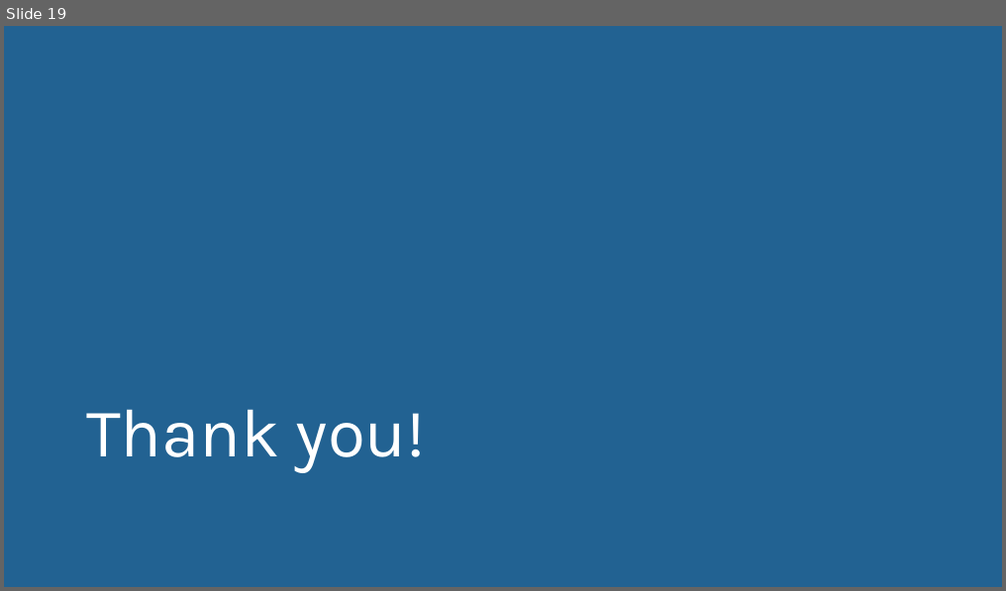
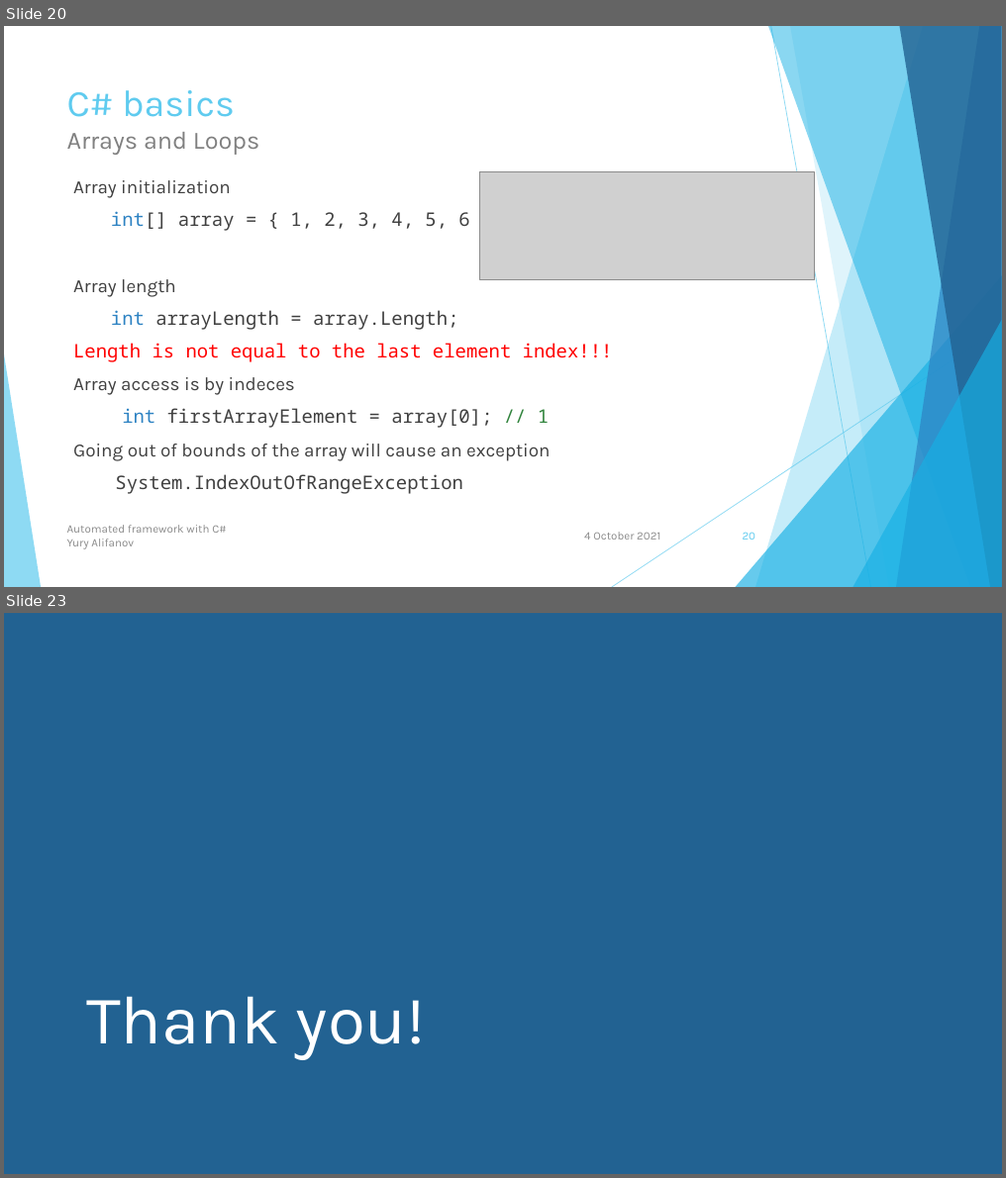
Before and after one commit to user-yalif/ITLeadersCourseAlifanov, a slide deck: Alifanov.ITLeadersCourse/Automated framework with C#.pptx. Shown one above the other, each under a label of ours: slide 19 before the commit, slides 20 and 23 after it; the slides between them are not shown. The pictures are 1006x591 and 1006x1178 pixels, drawn with LibreOffice and Linux fonts; fonts in the diff are those of the drawing; grey boxes stand for pictures. Boxes give left, top, right and bottom in pixels: in the first picture for what was removed or moved away, otherwise in the second. Text is boxed around its words. In the diff, an @@ line names an element or a change of style, - is before the commit and + after.

```diff
--- a/Alifanov.ITLeadersCourse/Automated framework with C#.pptx
+++ b/Alifanov.ITLeadersCourse/Automated framework with C#.pptx
@@ slide 20 added at <box>4,26,1002,587</box>, background #FFFFFF; not listed: 10 template elements that a slide beside it also shows @@
@@ title added at <box>67,90,259,155</box>, 24 pt, text #808080 @@
+C# basics
+Arrays and Loops
@@ picture added at <box>479,172,815,279</box> @@
@@ text added at <box>73,180,613,494</box>, 18 pt, text #404040 @@
+Array initialization
+int[] array = { 1, 2, 3, 4, 5, 6 };
+Array length
+int arrayLength = array.Length;
+Length is not equal to the last element index!!!
+Array access is by indeces
+int firstArrayElement = array[0]; // 1
+Going out of bounds of the array will cause an exception
+System.IndexOutOfRangeException
@@ text added at <box>67,525,226,550</box>, 11 pt, text #8C8C8C @@
+Automated framework with C#
+Yury Alifanov
@@ text added at <box>584,532,660,540</box>, 11 pt, text #8C8C8C @@
+4 October 2021
@@ page number added at <box>743,532,756,540</box>, 11 pt, text #5FCBEF @@
+20
@@ what was slide 19 is now slide 23 @@
```
Also in this commit, not shown: 11 slides changed, 3 other slides added, 5 other files.
